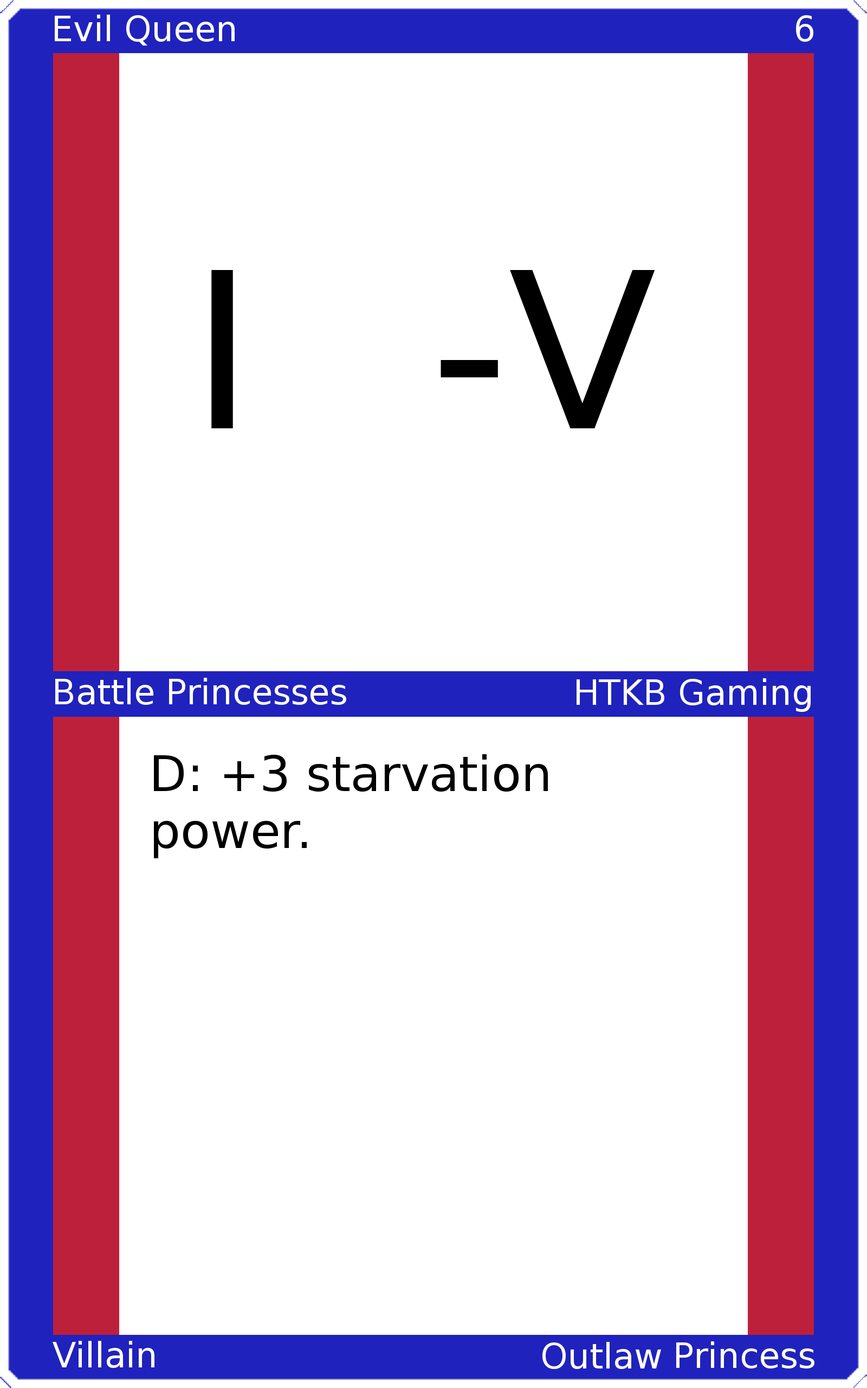
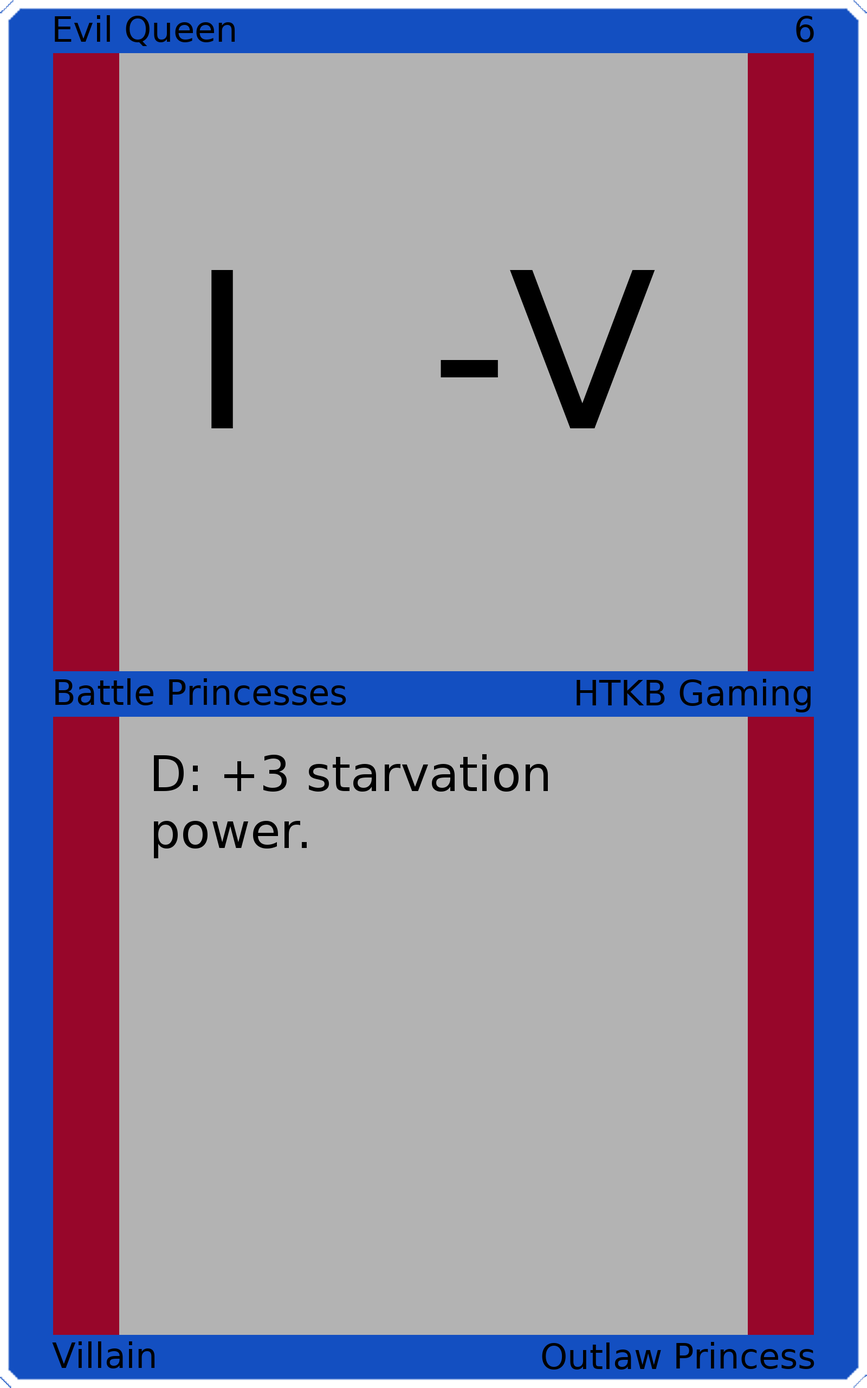
Layer changes from the first 867 × 1388 image to the second:
painted on "Upper Left" over bbox(54, 14, 236, 47)
painted on "Upper Right" over bbox(796, 15, 815, 43)
painted on "Mid Left" over bbox(55, 677, 347, 706)
painted on "Mid Right" over bbox(576, 678, 811, 713)
painted on "Bottom Left" over bbox(52, 1340, 156, 1369)
painted on "Bottom Right" over bbox(542, 1340, 815, 1370)
painted on "Border" over bbox(0, 0, 867, 1388)
painted on "Top Background" over bbox(119, 52, 748, 673)
painted on "Bottom Background" over bbox(119, 715, 748, 1336)
painted on "Background" over bbox(35, 35, 832, 1352)
